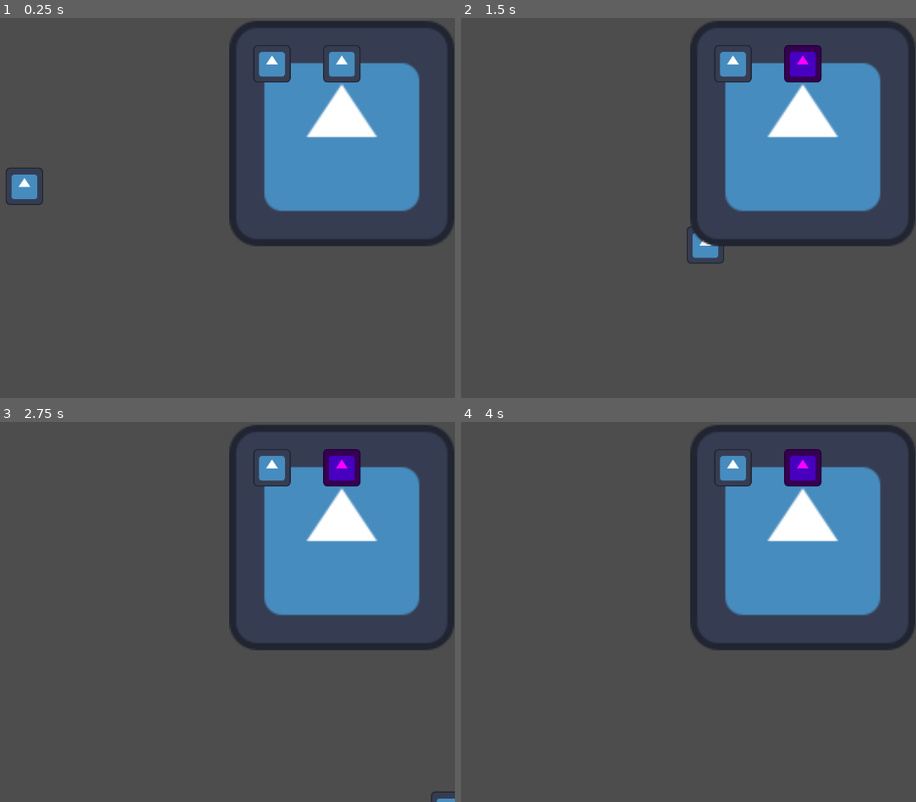
Above: before the commit, frames 1-4 (two rows, left to right).
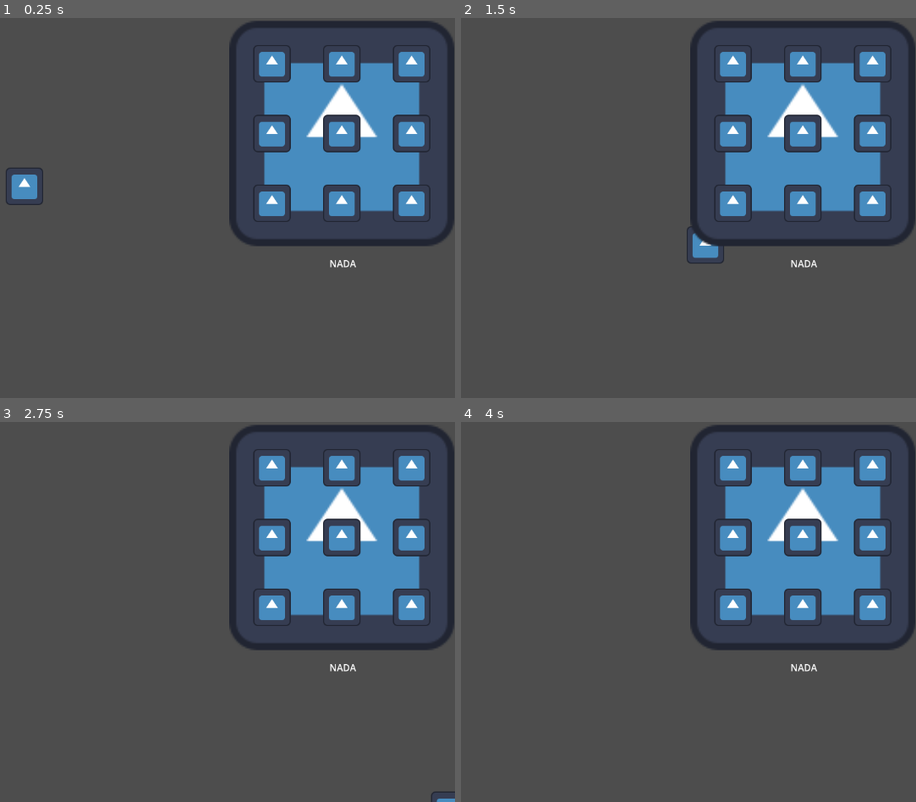
Above: after the commit, the same moments.

Repository: Irozuku/A-Painters-Nightmare-bitCrawlerStudios
Game: Godot game, scene res://scenes/main.tscn
The game is run twice, just before and just after one commit, with the same random seed, the same clock (stepped at 60 frames per second) and the same inputs. The engine's default icon, where the game draws it, is replaced by a stand-in: a white triangle on a blue panel in a dark square.
Inputs (mouse positions are in pixels of both pictures, inside the frame that each line leads up to):
- Up to frame 1 (0.25 s): no input
- Up to frame 2 (1.5 s): tap Enter at 0.5 s; move the mouse to (734, 63) at 0.52 s; press the mouse at (734, 63) at 0.53 s; hold D (right) 0.53-1.28 s; move the mouse to (802, 63) at 1.27 s; release the mouse at (802, 63) at 1.28 s; hold S (down) from 1.28 s (still down); click (802, 63) at 1.35 s
- Up to frame 3 (2.75 s): move the mouse to (186, 528) at 2.02 s; release S (down) at 2.03 s; press the mouse at (186, 528) at 2.03 s; hold D (right) from 2.03 s (still down)
- Up to frame 4 (4 s): move the mouse to (542, 688) at 2.77 s; release D (right) at 2.78 s; release the mouse at (542, 688) at 2.78 s; hold W (up) 2.78-3.53 s; click (542, 688) at 2.85 s; move the mouse to (779, 669) at 3.52 s; press the mouse at (779, 669) at 3.53 s; hold A (left) from 3.53 s (still down)

The runs differ from the first frame. In frame 1, 3.4% of the frame differs, in the area x 55-95%, y 7-66%; in frame 2, 4.2%; in frame 3, 4.2%; in frame 4, 4.2%.

Commit message:
Added grid points

Diff:
--- /dev/null
+++ b/scenes/Point3.gd
@@ -0,0 +1,15 @@
+extends Area2D
+
+@onready var sprite = $PointSprite3
+# Called when the node enters the scene tree for the first time.
+func _ready():
+	pass # Replace with function body.
+
+
+# Called every frame. 'delta' is the elapsed time since the previous frame.
+func _process(delta):
+	pass
+
+func _on_mouse_entered():
+	if (Input.is_action_pressed("left_click")):
+		sprite.modulate = Color("ff00ff")
--- /dev/null
+++ b/scenes/Point4.gd
@@ -0,0 +1,15 @@
+extends Area2D
+
+@onready var sprite = $PointSprite4
+# Called when the node enters the scene tree for the first time.
+func _ready():
+	pass # Replace with function body.
+
+
+# Called every frame. 'delta' is the elapsed time since the previous frame.
+func _process(delta):
+	pass
+
+func _on_mouse_entered():
+	if (Input.is_action_pressed("left_click")):
+		sprite.modulate = Color("ff00ff")
--- /dev/null
+++ b/scenes/Point5.gd
@@ -0,0 +1,15 @@
+extends Area2D
+
+@onready var sprite = $PointSprite5
+# Called when the node enters the scene tree for the first time.
+func _ready():
+	pass # Replace with function body.
+
+
+# Called every frame. 'delta' is the elapsed time since the previous frame.
+func _process(delta):
+	pass
+
+func _on_mouse_entered():
+	if (Input.is_action_pressed("left_click")):
+		sprite.modulate = Color("ff00ff")
--- /dev/null
+++ b/scenes/Point6.gd
@@ -0,0 +1,15 @@
+extends Area2D
+
+@onready var sprite = $PointSprite6
+# Called when the node enters the scene tree for the first time.
+func _ready():
+	pass # Replace with function body.
+
+
+# Called every frame. 'delta' is the elapsed time since the previous frame.
+func _process(delta):
+	pass
+
+func _on_mouse_entered():
+	if (Input.is_action_pressed("left_click")):
+		sprite.modulate = Color("ff00ff")
--- /dev/null
+++ b/scenes/Point7.gd
@@ -0,0 +1,15 @@
+extends Area2D
+
+@onready var sprite = $PointSprite7
+# Called when the node enters the scene tree for the first time.
+func _ready():
+	pass # Replace with function body.
+
+
+# Called every frame. 'delta' is the elapsed time since the previous frame.
+func _process(delta):
+	pass
+
+func _on_mouse_entered():
+	if (Input.is_action_pressed("left_click")):
+		sprite.modulate = Color("ff00ff")
--- /dev/null
+++ b/scenes/Point8.gd
@@ -0,0 +1,15 @@
+extends Area2D
+
+@onready var sprite = $PointSprite8
+# Called when the node enters the scene tree for the first time.
+func _ready():
+	pass # Replace with function body.
+
+
+# Called every frame. 'delta' is the elapsed time since the previous frame.
+func _process(delta):
+	pass
+
+func _on_mouse_entered():
+	if (Input.is_action_pressed("left_click")):
+		sprite.modulate = Color("ff00ff")
--- /dev/null
+++ b/scenes/Point9.gd
@@ -0,0 +1,15 @@
+extends Area2D
+
+@onready var sprite = $PointSprite9
+# Called when the node enters the scene tree for the first time.
+func _ready():
+	pass # Replace with function body.
+
+
+# Called every frame. 'delta' is the elapsed time since the previous frame.
+func _process(delta):
+	pass
+
+func _on_mouse_entered():
+	if (Input.is_action_pressed("left_click")):
+		sprite.modulate = Color("ff00ff")
--- a/scenes/grid.gd
+++ b/scenes/grid.gd
@@ -2,8 +2,17 @@
 
 var points = []
 
+@onready var text = $Label
 @onready var sprite1 = $Point1/PointSprite1
 @onready var sprite2 = $Point2/PointSprite2
+@onready var sprite3 = $Point3/PointSprite3
+@onready var sprite4 = $Point4/PointSprite4
+@onready var sprite5 = $Point5/PointSprite5
+@onready var sprite6 = $Point6/PointSprite6
+@onready var sprite7 = $Point7/PointSprite7
+@onready var sprite8 = $Point8/PointSprite8
+@onready var sprite9 = $Point9/PointSprite9
+
 # Called when the node enters the scene tree for the first time.
 func _ready():
 	pass # Replace with function body.
@@ -11,16 +20,24 @@
 # Called every frame. 'delta' is the elapsed time since the previous frame.
 func _process(delta):
 	if (Input.is_action_just_released("left_click")):
-		if (points == [1, 2]):
-			sprite1.modulate = Color("ffffff")
-			sprite2.modulate = Color("ffffff")
-			print("Poder 1")
-			points.clear()
-		if (points == [2, 1]):
-			sprite1.modulate = Color("ffffff")
-			sprite2.modulate = Color("ffffff")
-			print("Poder 2")
-			points.clear()
+		if (points == []):
+			text.text = "NADA"
+		elif (points == [1, 5, 9, 6, 3, 7] or points == [7, 5, 3, 6, 9, 1]):
+			text.text = "Poder 1"
+		elif (points == [2, 1]):
+			text.text = "Poder 2"
+		else:
+			text.text = "Incorrecto"
+		sprite1.modulate = Color("ffffff")
+		sprite2.modulate = Color("ffffff")
+		sprite3.modulate = Color("ffffff")
+		sprite4.modulate = Color("ffffff")
+		sprite5.modulate = Color("ffffff")
+		sprite6.modulate = Color("ffffff")
+		sprite7.modulate = Color("ffffff")
+		sprite8.modulate = Color("ffffff")
+		sprite9.modulate = Color("ffffff")
+		points.clear()
 
 
 func _on_point_1_mouse_entered():
@@ -35,3 +52,45 @@
 		if (points.find(2) == -1):
 			points.append(2)
 			print(points)
+
+func _on_point_3_mouse_entered():
+	if (Input.is_action_pressed("left_click")):
+		if (points.find(3) == -1):
+			points.append(3)
+			print(points)
+
+func _on_point_4_mouse_entered():
+	if (Input.is_action_pressed("left_click")):
+		if (points.find(4) == -1):
+			points.append(4)
+			print(points)
+
+func _on_point_5_mouse_entered():
+	if (Input.is_action_pressed("left_click")):
+		if (points.find(5) == -1):
+			points.append(5)
+			print(points)
+
+func _on_point_6_mouse_entered():
+	if (Input.is_action_pressed("left_click")):
+		if (points.find(6) == -1):
+			points.append(6)
+			print(points)
+
+func _on_point_7_mouse_entered():
+	if (Input.is_action_pressed("left_click")):
+		if (points.find(7) == -1):
+			points.append(7)
+			print(points)
+
+func _on_point_8_mouse_entered():
+	if (Input.is_action_pressed("left_click")):
+		if (points.find(8) == -1):
+			points.append(8)
+			print(points)
+
+func _on_point_9_mouse_entered():
+	if (Input.is_action_pressed("left_click")):
+		if (points.find(9) == -1):
+			points.append(9)
+			print(points)
--- a/scenes/grid.tscn
+++ b/scenes/grid.tscn
@@ -1,9 +1,16 @@
-[gd_scene load_steps=7 format=3 uid="uid://ipscaqabriwe"]
+[gd_scene load_steps=14 format=3 uid="uid://ipscaqabriwe"]
 
 [ext_resource type="Script" path="res://scenes/grid.gd" id="1_42ppi"]
 [ext_resource type="Texture2D" uid="uid://drp4ge6v2l5uv" path="res://icon.svg" id="1_tntsb"]
 [ext_resource type="Script" path="res://scenes/Point1.gd" id="3_uskx1"]
 [ext_resource type="Script" path="res://scenes/Point2.gd" id="4_ltwip"]
+[ext_resource type="Script" path="res://scenes/Point3.gd" id="5_awcnf"]
+[ext_resource type="Script" path="res://scenes/Point4.gd" id="6_gl04j"]
+[ext_resource type="Script" path="res://scenes/Point5.gd" id="7_qstoo"]
+[ext_resource type="Script" path="res://scenes/Point6.gd" id="8_akyws"]
+[ext_resource type="Script" path="res://scenes/Point7.gd" id="9_7433d"]
+[ext_resource type="Script" path="res://scenes/Point8.gd" id="10_svhmx"]
+[ext_resource type="Script" path="res://scenes/Point9.gd" id="11_lm87c"]
 
 [sub_resource type="RectangleShape2D" id="RectangleShape2D_djerg"]
 size = Vector2(26, 25.6)
@@ -17,6 +24,13 @@
 [node name="GridSprite" type="Sprite2D" parent="."]
 scale = Vector2(3, 3)
 texture = ExtResource("1_tntsb")
+
+[node name="Label" type="Label" parent="."]
+offset_left = -21.0
+offset_top = 210.0
+offset_right = 25.0
+offset_bottom = 233.0
+text = "NADA"
 
 [node name="Point1" type="Area2D" parent="."]
 position = Vector2(-119, -119)
@@ -43,7 +57,104 @@
 position = Vector2(2, 1)
 shape = SubResource("RectangleShape2D_hj2oq")
 
+[node name="Point3" type="Area2D" parent="."]
+position = Vector2(119, -119)
+scale = Vector2(0.5, 0.5)
+script = ExtResource("5_awcnf")
+
+[node name="PointSprite3" type="Sprite2D" parent="Point3"]
+texture = ExtResource("1_tntsb")
+
+[node name="Coll3" type="CollisionShape2D" parent="Point3"]
+position = Vector2(2, 1)
+shape = SubResource("RectangleShape2D_hj2oq")
+
+[node name="Point4" type="Area2D" parent="."]
+position = Vector2(-119, 0)
+scale = Vector2(0.5, 0.5)
+script = ExtResource("6_gl04j")
+
+[node name="PointSprite4" type="Sprite2D" parent="Point4"]
+texture = ExtResource("1_tntsb")
+
+[node name="Coll4" type="CollisionShape2D" parent="Point4"]
+position = Vector2(2, 1)
+shape = SubResource("RectangleShape2D_hj2oq")
+
+[node name="Point5" type="Area2D" parent="."]
+scale = Vector2(0.5, 0.5)
+script = ExtResource("7_qstoo")
+
+[node name="PointSprite5" type="Sprite2D" parent="Point5"]
+texture = ExtResource("1_tntsb")
+
+[node name="Coll5" type="CollisionShape2D" parent="Point5"]
+position = Vector2(2, 1)
+shape = SubResource("RectangleShape2D_hj2oq")
+
+[node name="Point6" type="Area2D" parent="."]
+position = Vector2(119, 0)
+scale = Vector2(0.5, 0.5)
+script = ExtResource("8_akyws")
+
+[node name="PointSprite6" type="Sprite2D" parent="Point6"]
+texture = ExtResource("1_tntsb")
+
+[node name="Coll6" type="CollisionShape2D" parent="Point6"]
+position = Vector2(2, 1)
+shape = SubResource("RectangleShape2D_hj2oq")
+
+[node name="Point7" type="Area2D" parent="."]
+position = Vector2(-119, 119)
+scale = Vector2(0.5, 0.5)
+script = ExtResource("9_7433d")
+
+[node name="PointSprite7" type="Sprite2D" parent="Point7"]
+texture = ExtResource("1_tntsb")
+
+[node name="Coll7" type="CollisionShape2D" parent="Point7"]
+position = Vector2(2, 1)
+shape = SubResource("RectangleShape2D_hj2oq")
+
+[node name="Point8" type="Area2D" parent="."]
+position = Vector2(0, 119)
+scale = Vector2(0.5, 0.5)
+script = ExtResource("10_svhmx")
+
+[node name="PointSprite8" type="Sprite2D" parent="Point8"]
+texture = ExtResource("1_tntsb")
+
+[node name="Coll8" type="CollisionShape2D" parent="Point8"]
+position = Vector2(2, 1)
+shape = SubResource("RectangleShape2D_hj2oq")
+
+[node name="Point9" type="Area2D" parent="."]
+position = Vector2(119, 119)
+scale = Vector2(0.5, 0.5)
+script = ExtResource("11_lm87c")
+
+[node name="PointSprite9" type="Sprite2D" parent="Point9"]
+texture = ExtResource("1_tntsb")
+
+[node name="Coll9" type="CollisionShape2D" parent="Point9"]
+position = Vector2(2, 1)
+shape = SubResource("RectangleShape2D_hj2oq")
+
 [connection signal="mouse_entered" from="Point1" to="." method="_on_point_1_mouse_entered"]
 [connection signal="mouse_entered" from="Point1" to="Point1" method="_on_mouse_entered"]
 [connection signal="mouse_entered" from="Point2" to="." method="_on_point_2_mouse_entered"]
 [connection signal="mouse_entered" from="Point2" to="Point2" method="_on_mouse_entered"]
+[connection signal="mouse_entered" from="Point3" to="." method="_on_point_3_mouse_entered"]
+[connection signal="mouse_entered" from="Point3" to="Point3" method="_on_mouse_entered"]
+[connection signal="mouse_entered" from="Point4" to="." method="_on_point_4_mouse_entered"]
+[connection signal="mouse_entered" from="Point4" to="Point4" method="_on_mouse_entered"]
+[connection signal="mouse_entered" from="Point5" to="." method="_on_point_5_mouse_entered"]
+[connection signal="mouse_entered" from="Point5" to="Point5" method="_on_mouse_entered"]
+[connection signal="mouse_entered" from="Point6" to="." method="_on_point_6_mouse_entered"]
+[connection signal="mouse_entered" from="Point6" to="Point6" method="_on_mouse_entered"]
+[connection signal="mouse_entered" from="Point7" to="." method="_on_point_7_mouse_entered"]
+[connection signal="mouse_entered" from="Point7" to="Point7" method="_on_mouse_entered"]
+[connection signal="mouse_entered" from="Point8" to="." method="_on_point_8_mouse_entered"]
+[connection signal="mouse_entered" from="Point8" to="Point8" method="_on_mouse_entered"]
+[connection signal="mouse_entered" from="Point9" to="." method="_on_point_9_mouse_entered"]
+[connection signal="mouse_entered" from="Point9" to="Point9" method="_on_mouse_entered"]
